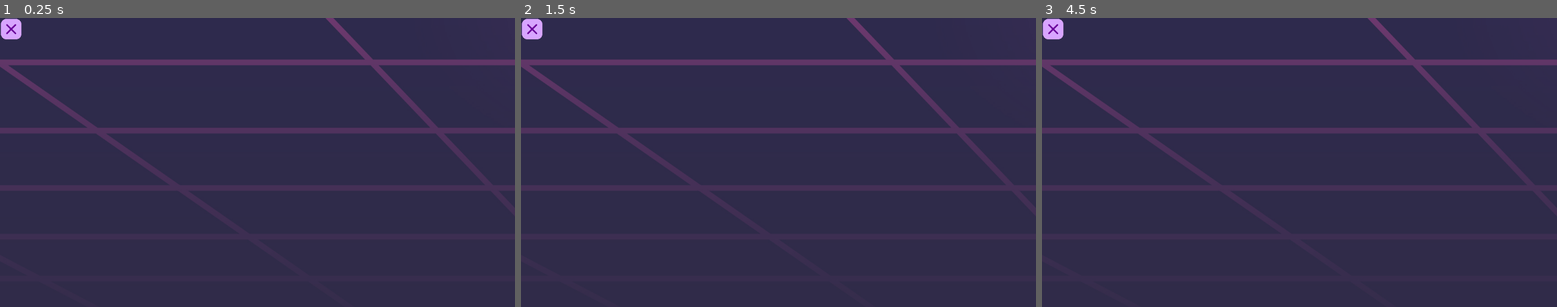
Above: before the commit, frames 1-3 (left to right).
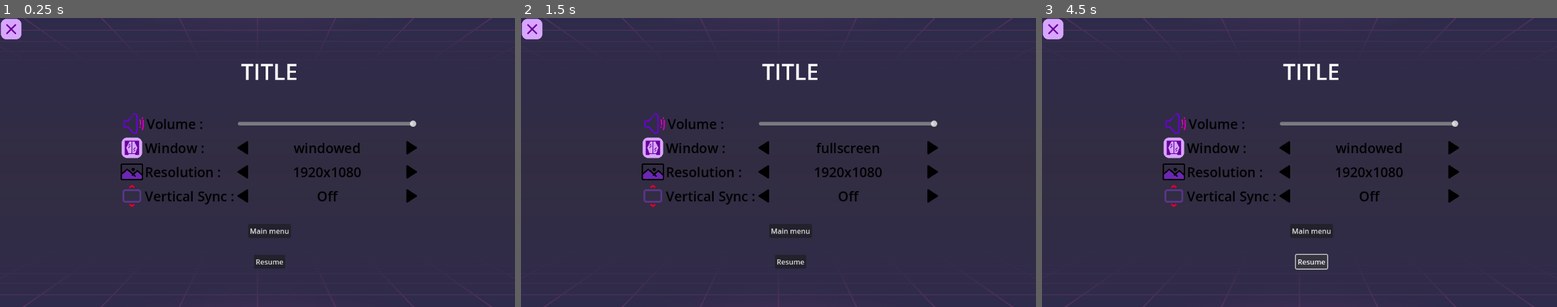
Above: after the commit, the same moments.

Repository: karimasoul/Godot_plugin_Yet
Game: Godot game, scene res://menu.tscn
Same seed, same stepped clock (60 frames per second), same inputs: the game is played once before the commit and once after it. This scene is started directly instead of the project's main scene.
Inputs (mouse positions are in pixels of both pictures, inside the frame that each line leads up to):
- Up to frame 1 (0.25 s): no input
- Up to frame 2 (1.5 s): click (654, 148) at 0.52 s; click (763, 148) at 1.27 s
- Up to frame 3 (4.5 s): click (1454, 148) at 2.02 s; click (1175, 171) at 2.77 s; click (1175, 197) at 3.52 s; click (1309, 260) at 4.25 s, where only the run after the commit has a clickable "Resume"

The runs differ from the first frame. In frame 1, 8.3% of the frame differs, in the area x 0-100%, y 0-100%; in frame 2, 8.3%; in frame 3, 8.2%.

Commit message:
presque done

Diff:
--- a/menu.tscn
+++ b/menu.tscn
@@ -14,30 +14,24 @@
 [ext_resource type="Script" uid="uid://buyakxm2gjf3u" path="res://addons/yetanotherplugins/ScriptsScene/resolution_label_script.gd" id="11_gd0jp"]
 [ext_resource type="Script" uid="uid://bs86pgyg0tbbf" path="res://addons/yetanotherplugins/ScriptsScene/vert_sync_label_script.gd" id="13_4ndjb"]
 
-[node name="TesteUIMain" type="Control"]
+[node name="TestUIMain" type="Control"]
 layout_mode = 3
-anchors_preset = 15
-anchor_right = 1.0
-anchor_bottom = 1.0
+anchors_preset = 0
 offset_right = 1152.0
 offset_bottom = 648.0
-grow_horizontal = 2
-grow_vertical = 2
 script = ExtResource("1_g7jxm")
 
 [node name="BG" type="TextureRect" parent="."]
 modulate = Color(1, 1, 1, 0.47058824)
 layout_mode = 0
-offset_right = 5000.0
-offset_bottom = 3334.0
+offset_right = 1152.0
+offset_bottom = 648.0
 texture = ExtResource("1_ouk20")
 expand_mode = 1
 stretch_mode = 6
 
 [node name="OverallBox" type="HBoxContainer" parent="."]
 layout_mode = 0
-anchor_right = 1.0
-anchor_bottom = 1.0
 offset_right = 1152.0
 offset_bottom = 648.0
 
@@ -305,3 +299,14 @@
 [node name="RightFill" type="Control" parent="OverallBox/OptionsBox/ResumeBox/ResumeUnderBox"]
 layout_mode = 2
 size_flags_horizontal = 3
+
+[connection signal="pressed" from="OverallBox/UnpauseBtn" to="." method="_on_unpause_btn_pressed"]
+[connection signal="toggled" from="OverallBox/OptionsBox/VolumeBox/SoundButton" to="." method="_on_sound_button_toggled"]
+[connection signal="value_changed" from="OverallBox/OptionsBox/VolumeBox/SoundSlider" to="." method="_on_sound_slider_value_changed"]
+[connection signal="pressed" from="OverallBox/OptionsBox/WindowBox/Left" to="OverallBox/OptionsBox/WindowBox/WindowLabel2" method="_on_left_pressed"]
+[connection signal="pressed" from="OverallBox/OptionsBox/WindowBox/Right" to="OverallBox/OptionsBox/WindowBox/WindowLabel2" method="_on_right_pressed"]
+[connection signal="pressed" from="OverallBox/OptionsBox/ResolutionBox/Left" to="OverallBox/OptionsBox/ResolutionBox/ResolutionLabel2" method="_on_left_pressed"]
+[connection signal="pressed" from="OverallBox/OptionsBox/ResolutionBox/Right" to="OverallBox/OptionsBox/ResolutionBox/ResolutionLabel2" method="_on_right_pressed"]
+[connection signal="pressed" from="OverallBox/OptionsBox/VerticalSyncBox/Left" to="OverallBox/OptionsBox/VerticalSyncBox/VertSyncLabel2" method="_on_left_pressed"]
+[connection signal="pressed" from="OverallBox/OptionsBox/VerticalSyncBox/Right" to="OverallBox/OptionsBox/VerticalSyncBox/VertSyncLabel2" method="_on_right_pressed"]
+[connection signal="pressed" from="OverallBox/OptionsBox/BackToMenuBox/BackMenuUnderBox/Button" to="." method="_load_scene"]
Not shown, changed: addons/yetanotherplugins/generator.gd
